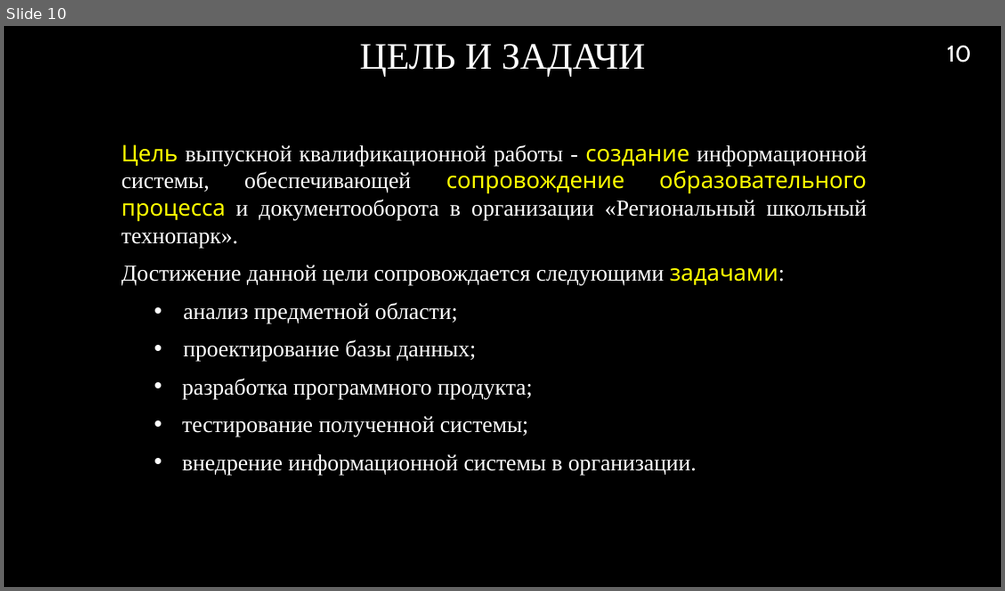
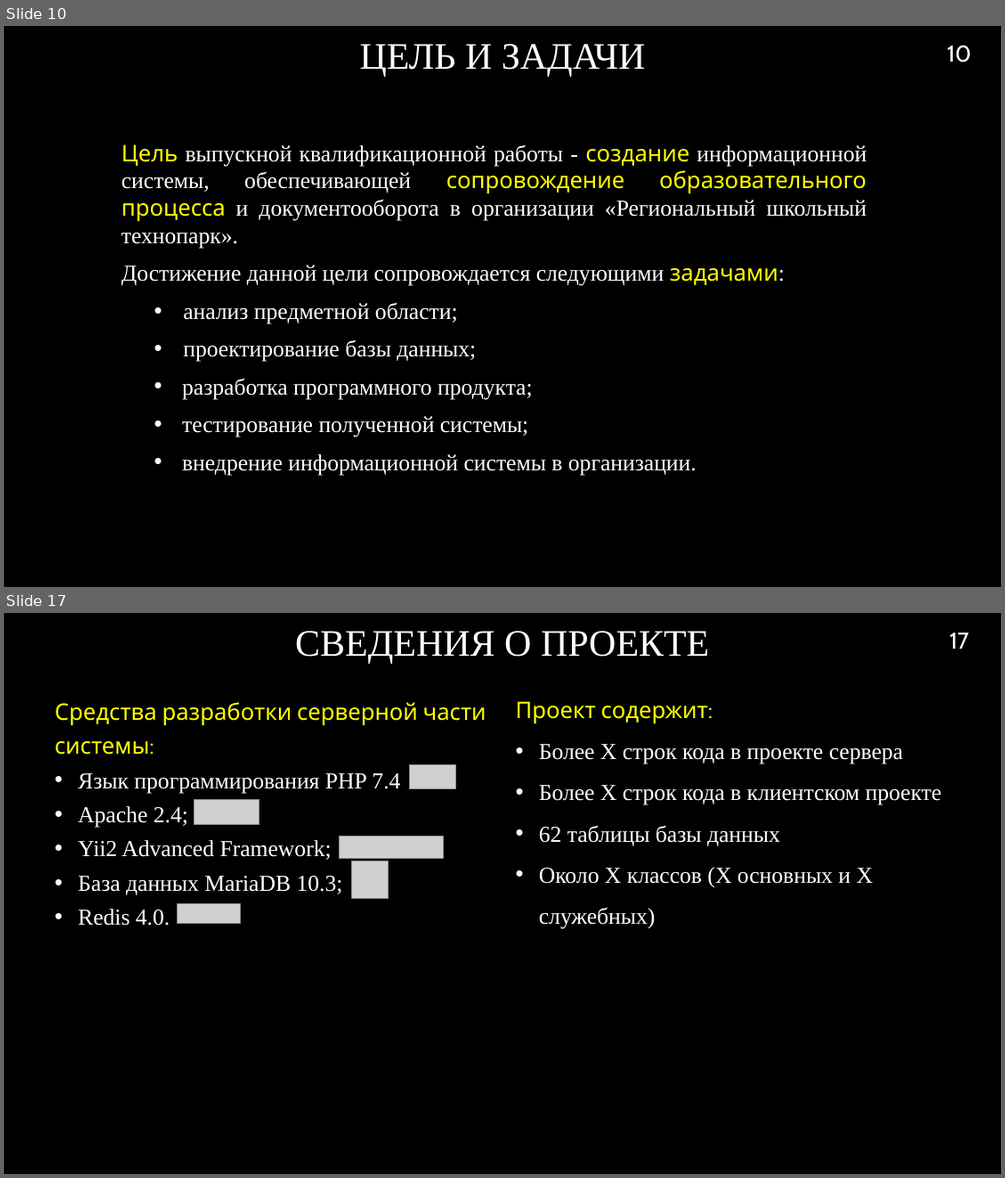
Before and after one commit to RAdKuzur/ASTU, a slide deck: Дипломная работа/Презентация.pptx. Shown one above the other, each under a label of ours: slide 10 before the commit, slides 10 and 17 after it; the slides between them are not shown. The pictures are 1005x591 and 1005x1178 pixels, drawn with LibreOffice and Linux fonts; fonts in the diff are those of the drawing; grey boxes stand for pictures; background and template pictures are left out. Boxes give left, top, right and bottom in pixels: in the first picture for what was removed or moved away, otherwise in the second. Text is boxed around its words. In the diff, an @@ line names an element or a change of style, - is before the commit and + after.

Commit message:
add frame

```diff
--- a/Дипломная работа/Презентация.pptx
+++ b/Дипломная работа/Презентация.pptx
@@ slide 17 added at (4, 613, 1001, 1174), background picture (left out) @@
@@ title added at (295, 631, 709, 664), 36 pt, text #FFFFFF @@
+СВЕДЕНИЯ О ПРОЕКТЕ
@@ page number added at (949, 633, 969, 649), 22 pt, text #FFFFFF @@
+17
@@ text added at (55, 702, 486, 925), 22 pt, text #FFFFFF @@
+Средства разработки серверной части системы:
+• Язык программирования PHP 7.4
+• Apache 2.4;
+• Yii2 Advanced Framework;
+• База данных MariaDB 10.3;
+• Redis 4.0.
@@ text added at (516, 701, 942, 929), 22 pt, text #FFFFFF @@
+Проект содержит:
+• Более X строк кода в проекте сервера
+• Более X строк кода в клиентском проекте
+• 62 таблицы базы данных
+• Около X классов (X основных и X служебных)
@@ picture added at (410, 765, 456, 788) @@
@@ picture added at (194, 799, 259, 824) @@
@@ picture added at (339, 835, 443, 859) @@
@@ picture added at (352, 861, 388, 898) @@
@@ picture added at (178, 903, 241, 924) @@
```
Also in this commit, not shown: 4 slides changed, 6 other slides added, 3 slides removed, 1 other file.
